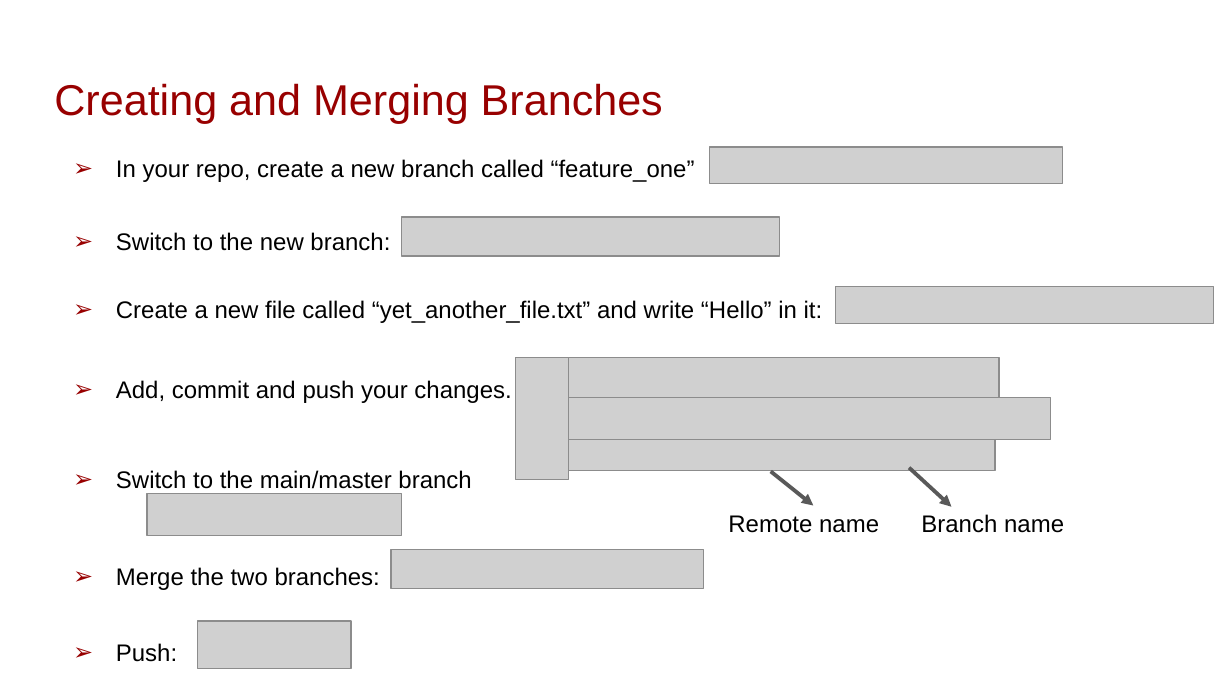
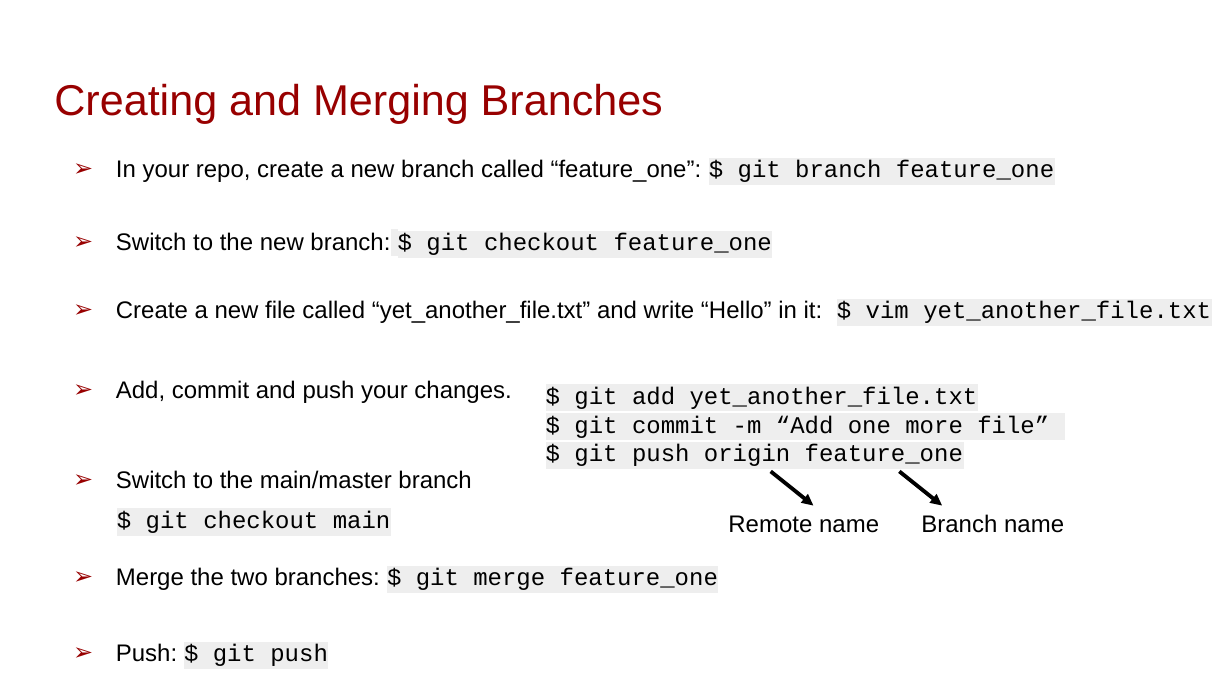
Before and after one commit to leobix/mban22_software_tools, a slide deck: slide 39 of Orientation/Session4_Git/VersionControl.pptx. Drawn at 1232x693 pixels with LibreOffice and Linux fonts; fonts in the diff are those of the drawing; grey boxes stand for pictures. Boxes give left, top, right and bottom in pixels: in the first picture for what was removed or moved away, otherwise in the second. Text is boxed around its words. In the diff, an @@ line names an element or a change of style, - is before the commit and + after.

Commit message:
Fix figures

```diff
--- a/Orientation/Session4_Git/VersionControl.pptx
+++ b/Orientation/Session4_Git/VersionControl.pptx
@@ picture removed at <box>710,147,1063,184</box> @@
@@ text at <box>116,159,1054,182</box>: text changed @@
-➢ In your repo, create a new branch called “feature_one”
+➢ In your repo, create a new branch called “feature_one”: $ git branch feature_one
@@ text at <box>116,232,772,255</box>: text changed; font Arial to Courier New @@
-➢ Switch to the new branch:
+➢ Switch to the new branch: $ git checkout feature_one
@@ picture removed at <box>402,217,780,256</box> @@
@@ picture removed at <box>835,287,1214,324</box> @@
@@ text at <box>116,300,1211,323</box>: text changed @@
-➢ Create a new file called “yet_another_file.txt” and write “Hello” in it:
+➢ Create a new file called “yet_another_file.txt” and write “Hello” in it: $ vim yet_another_file.txt
@@ picture removed at <box>516,357,569,479</box> @@
@@ picture removed at <box>569,357,999,399</box> @@
@@ text added at <box>574,386,1049,466</box>, 14 pt, text #000000 @@
+$ git add yet_another_file.txt
+$ git commit -m “Add one more file”
+$ git push origin feature_one
@@ picture removed at <box>564,397,1051,439</box> @@
@@ picture removed at <box>564,435,994,471</box> @@
@@ arrow (771, 472) - (813, 505): stroke #595959 2.25 pt to #000000 2.25 pt @@
@@ arrow moved from (909, 468) - (951, 506) to (899, 472) - (942, 505) @@
@@ arrow (899, 472) - (942, 505): stroke #595959 2.25 pt to #000000 2.25 pt @@
@@ picture removed at <box>147,493,402,535</box> @@
@@ text added at <box>146,510,391,533</box>, 14 pt, text #000000 @@
+$ git checkout main
@@ text at <box>116,567,718,590</box>: text changed @@
-➢ Merge the two branches:
+➢ Merge the two branches: $ git merge feature_one
@@ picture removed at <box>391,549,703,589</box> @@
@@ picture removed at <box>197,621,350,669</box> @@
@@ text at <box>116,643,328,666</box>: text changed; font Arial to Courier New @@
-➢ Push:
+➢ Push: $ git push
```
Also in this commit, not shown: 10 other slides changed.
